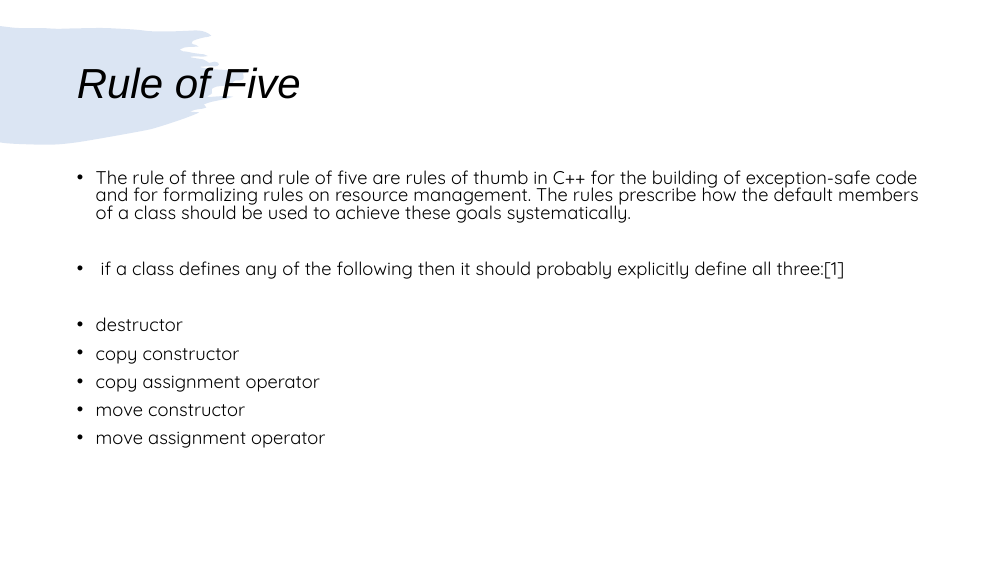
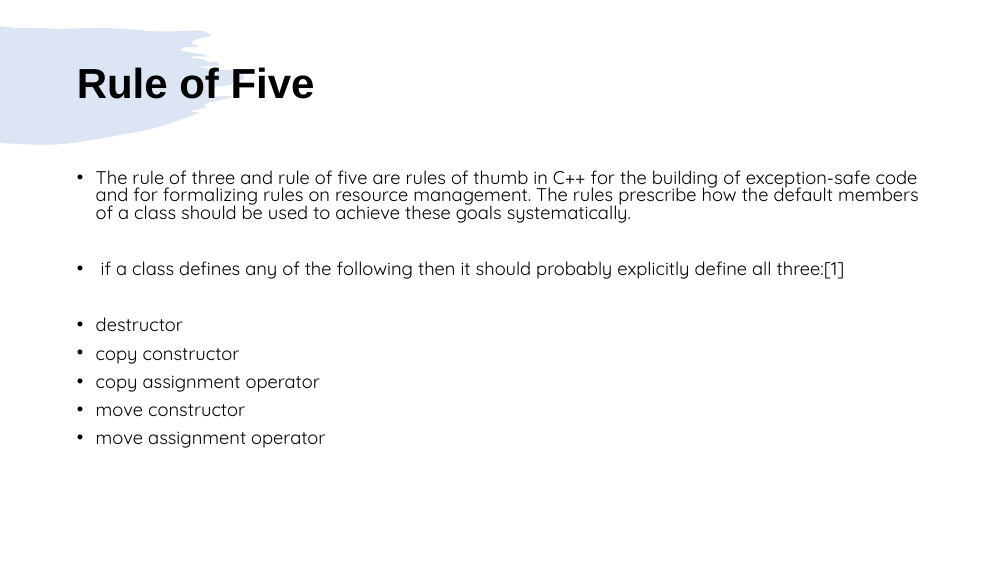
Before and after one commit to girishlande/CPlusPlus, a slide deck: slide 2 of learnings.pptx. Drawn at 1008x567 pixels with LibreOffice and Linux fonts; fonts in the diff are those of the drawing. Boxes give left, top, right and bottom in pixels: in the first picture for what was removed or moved away, otherwise in the second. Text is boxed around its words. In the diff, an @@ line names an element or a change of style, - is before the commit and + after.

```diff
--- a/learnings.pptx
+++ b/learnings.pptx
@@ title "Rule of Five" at [77,67,315,99]: bold on, italic off @@
```
Also in this commit, not shown: 6 other slides changed, 3 slides added, 3 slides removed, 14 other files.
